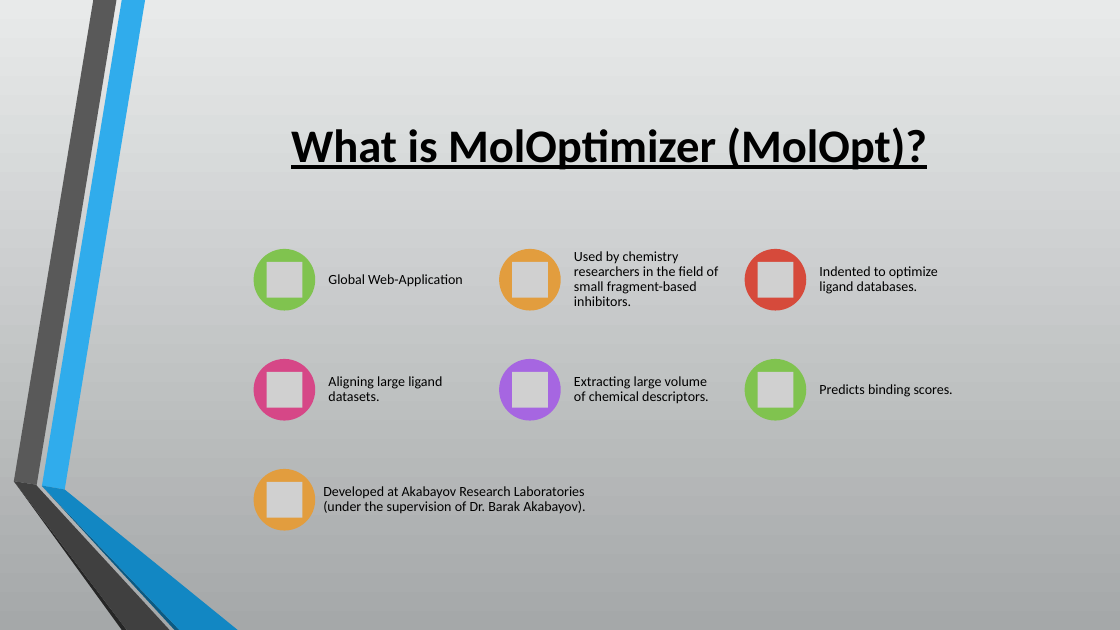
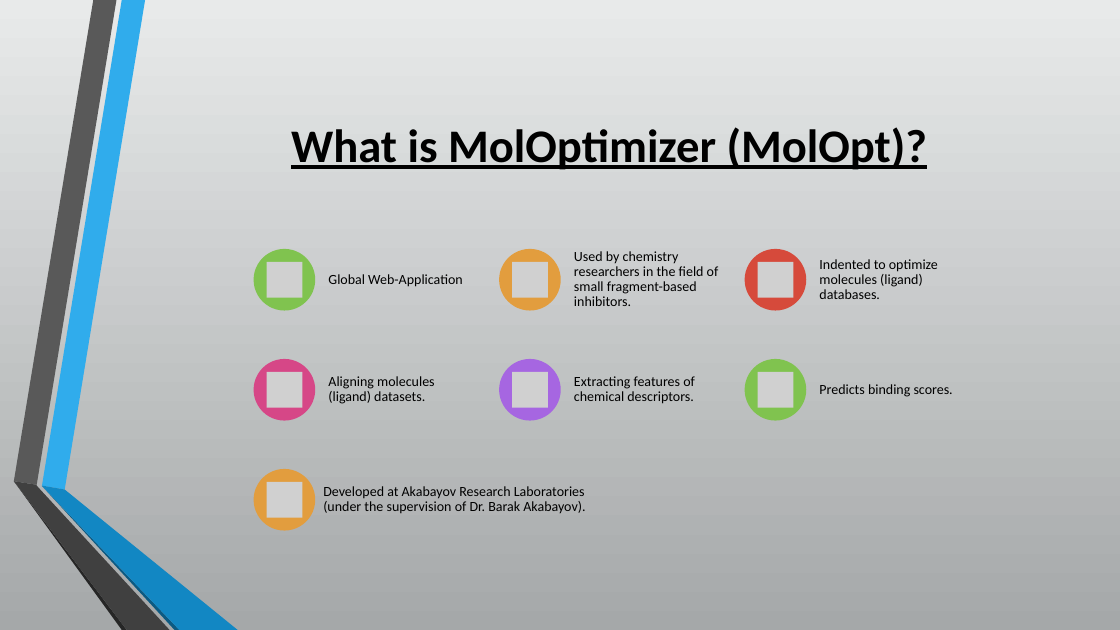
Before and after one commit to csbarak/MolOpt_Students_2023, a slide deck: slide 2 of Documents/Molopt - Full Project Presentation.pptx. Drawn at 1120x630 pixels with LibreOffice and Linux fonts; fonts in the diff are those of the drawing; grey boxes stand for pictures. Boxes give left, top, right and bottom in pixels: in the first picture for what was removed or moved away, otherwise in the second. Text is boxed around its words. In the diff, an @@ line names an element or a change of style, - is before the commit and + after.

```diff
--- a/Documents/Molopt - Full Project Presentation.pptx
+++ b/Documents/Molopt - Full Project Presentation.pptx
@@ text at [819, 259, 938, 299]: text changed @@
-Indented to optimize ligand databases.
+Indented to optimize molecules (ligand) databases.
@@ text at [328, 376, 435, 404]: text changed @@
-Aligning large ligand datasets.
+Aligning molecules (ligand) datasets.
@@ text at [574, 376, 695, 404]: text changed @@
-Extracting large volume of chemical descriptors.
+Extracting features of chemical descriptors.
```
Also in this commit, not shown: 7 other slides changed, 5 slides added.
